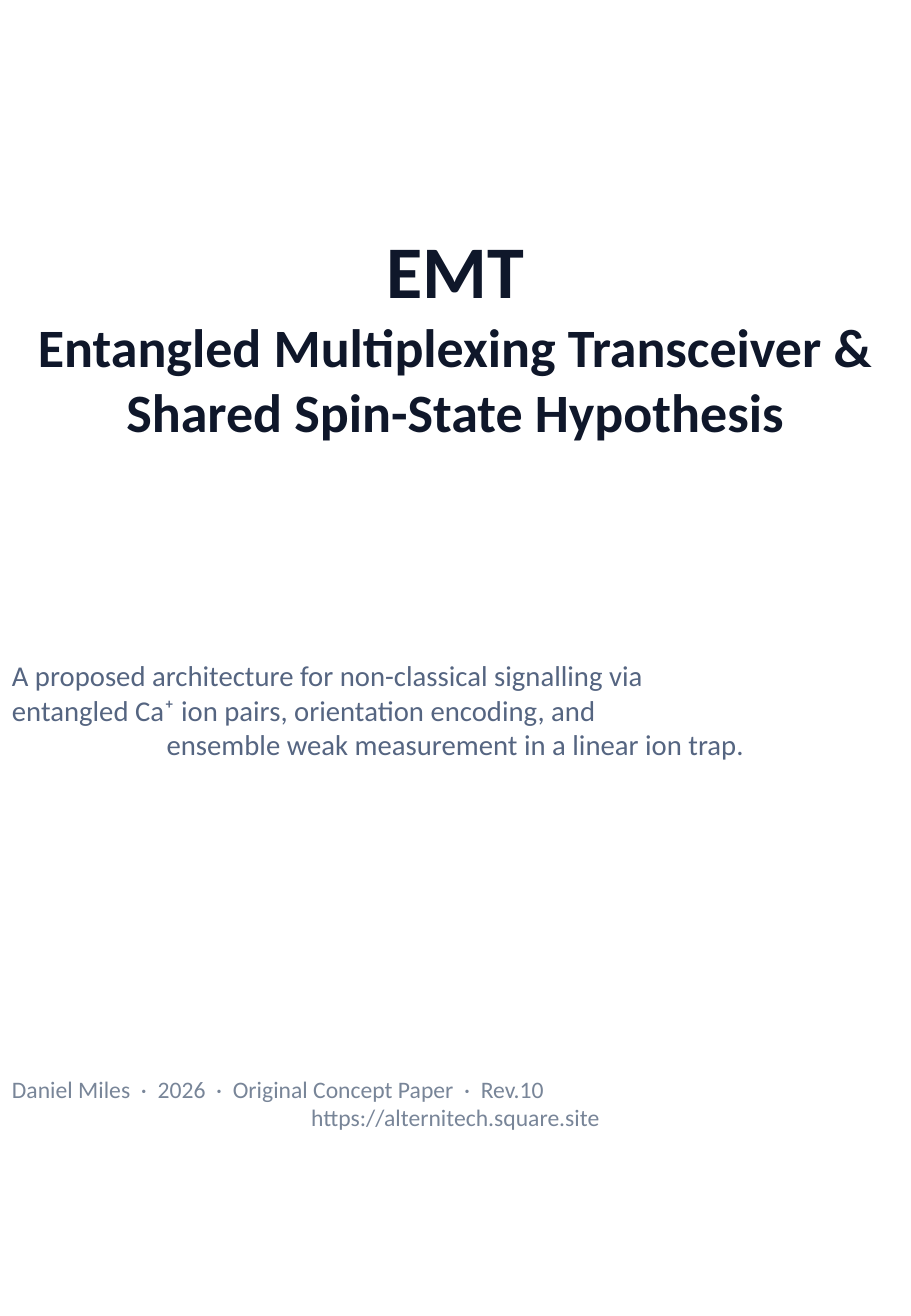
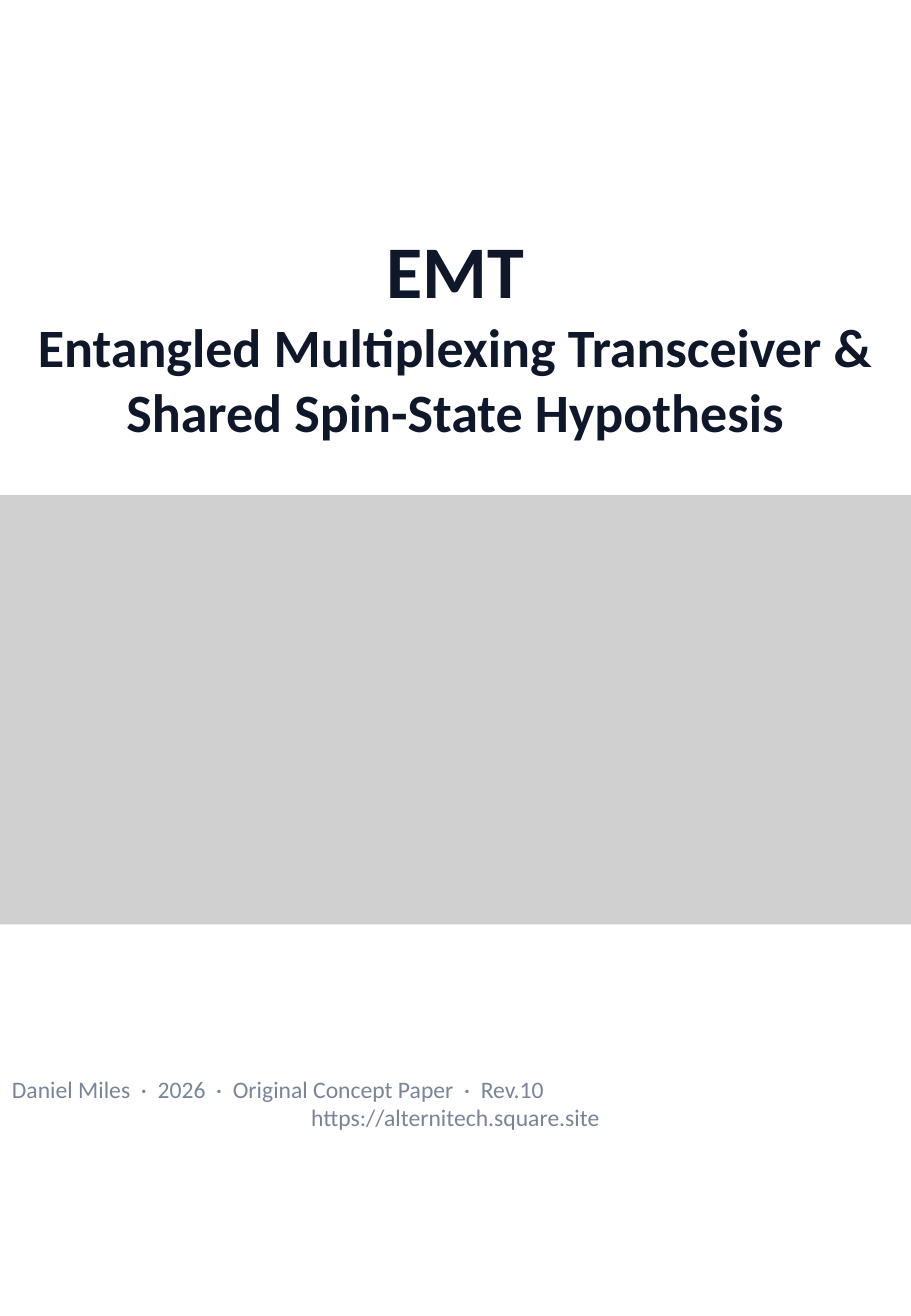
Before and after one commit to DansDesigns/EMT, a slide deck: slide 1 of revisions/QuantumEntangledMultiplexingTransceiver_Rev10.pptx. Drawn at 911x1316 pixels with LibreOffice and Linux fonts; fonts in the diff are those of the drawing; grey boxes stand for pictures. Boxes give left, top, right and bottom in pixels: in the first picture for what was removed or moved away, otherwise in the second. Text is boxed around its words. In the diff, an @@ line names an element or a change of style, - is before the commit and + after.

```diff
--- a/revisions/QuantumEntangledMultiplexingTransceiver_Rev10.pptx
+++ b/revisions/QuantumEntangledMultiplexingTransceiver_Rev10.pptx
@@ picture added at (0,494,911,924) @@
@@ text removed at (12,666,743,760) @@
-A proposed architecture for non-classical signalling via
-entangled Ca⁺ ion pairs, orientation encoding, and
-ensemble weak measurement in a linear ion trap.
```
Also in this commit, not shown: 4 other slides changed, 1 other file.
